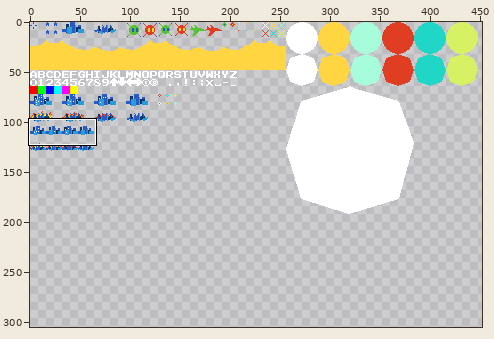
Pixel-art file -- assets/spritesheet.ase. Above, an overview of the earlier version with the close-up marked.
Close-up. Before the edit:
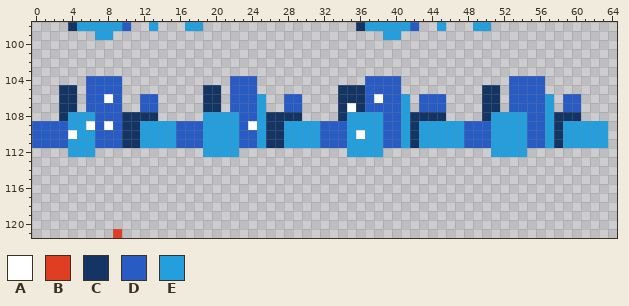
512x512 pixels, 1 frame. Shown: x 0..64, y 98..121. The wide view leaves out empty margins. The commit also changed other parts of the picture, which this record leaves out.
Palette (. is transparent): A #ffffff  B #df3e23  C #143464  D #285cc4  E #249fde
Pixels before, first column x 0:
 98 ....CEEEEED..E...EE.................CEEEEED..E...EE.............
 99 .......EE..............................EE.......................
100 ................................................................
101 ................................................................
102 ................................................................
103 ................................................................
104 ......DDDD............DDD............DDDD............DDDD.......
105 ...CC.DDDD.........CC.DDD.........CCCDDDD.........CC.DDDD.......
106 ...CC.DDAD..DD.....CC.DDDE..DD....CCCDADDE.DDD....CC.DDDDE.DD...
107 ...CC.DDDD..DD.....CC.DDDE..DD....CACDDDDE.DDD....CC.DDDDE.DD...
108 ...CEEEDDDCCCC.....EEEEDDECCCC....CEEEEDDECCCC....CEEEEDDECCC...
109 DDDDEEADADCCEEEEDDDEEEEDAECCEEEEDDDEEEEDDECEEEEEDDDEEEEDDECEEEEE
110 DDDDAEEDDDCCEEEEDDDEEEEDDECCEEEEDDDEAEEDDECEEEEEDDDEEEEDDECEEEEE
111 DDDDEEEDDDCCEEEEDDDEEEEDDECCEEEEDDDEEEEDDECEEEEEDDDEEEEDDECEEEEE
112 ....EEE............EEEE............EEEE............EEEE.........
113 ................................................................
114 ................................................................
115 ................................................................
116 ................................................................
117 ................................................................
118 ................................................................
119 ................................................................
120 ................................................................
121 .........B......................................................
The result:
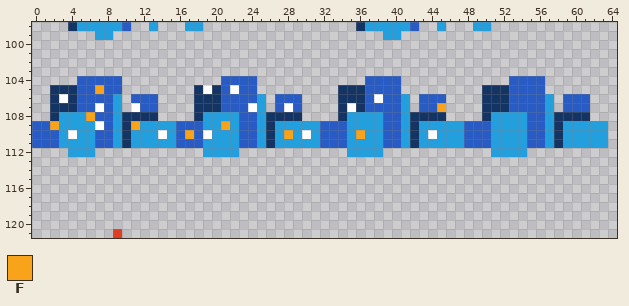
Colours new in this view: F #f9a31b
The exact change:
y 104: x 5 . -> D; x 21 . -> D
y 105: x 2 . -> C; x 5 . -> D; x 7 D -> F; x 18..19 .C -> CA; x 21..22 .D -> DA; x 52 . -> C
y 106: x 2..3 .C -> CA; x 5 . -> D; x 8..9 AD -> DE; x 11 . -> D; x 18 . -> C; x 21 . -> D; x 27 . -> D; x 52 . -> C; x 61 . -> D
y 107: x 2 . -> C; x 5 . -> D; x 7 D -> A; x 9 D -> E; x 11 . -> A; x 18 . -> C; x 21 . -> D; x 24 D -> A; x 27..28 .D -> DA; x 45 D -> F; x 52 . -> C; x 61 . -> D
y 108: x 2..3 .C -> CE; x 6 E -> F; x 9 D -> E; x 18 . -> C; x 61 . -> C
y 109: x 2..3 DD -> FE; x 6..9 ADAD -> EADE; x 11 C -> F; x 21 E -> F; x 24 A -> D; x 27 C -> E
y 110: x 3 D -> E; x 9 D -> E; x 11 C -> E; x 14 E -> A; x 17 D -> F; x 19 E -> A; x 27..28 CE -> EF; x 30 E -> A; x 36 A -> F; x 44 E -> A
y 111: x 3 D -> E; x 9 D -> E; x 11 C -> E; x 27 C -> E
